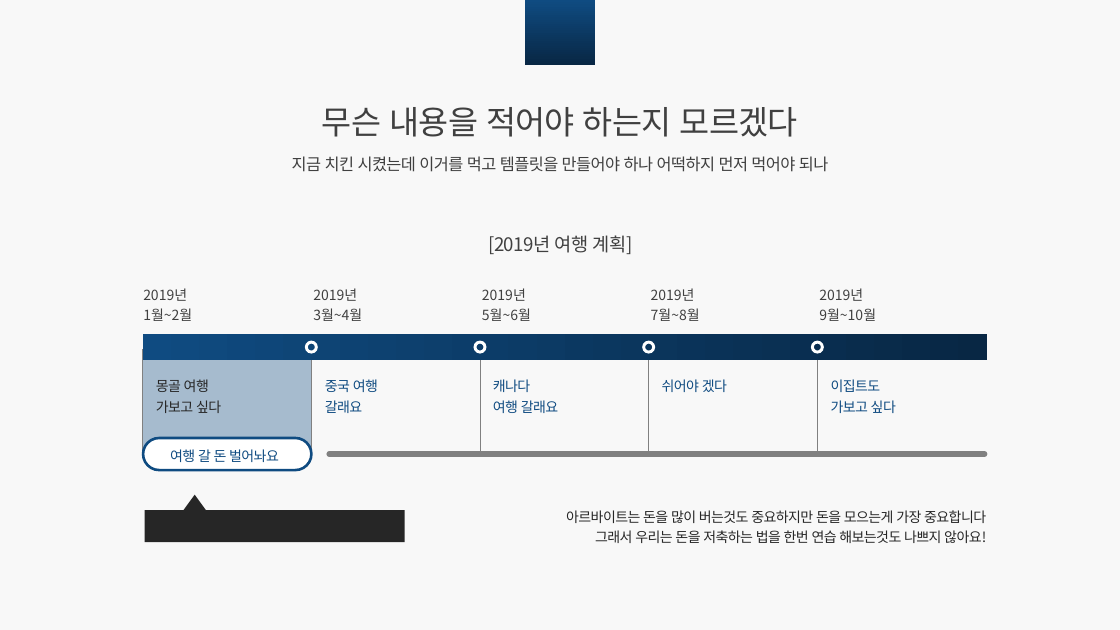
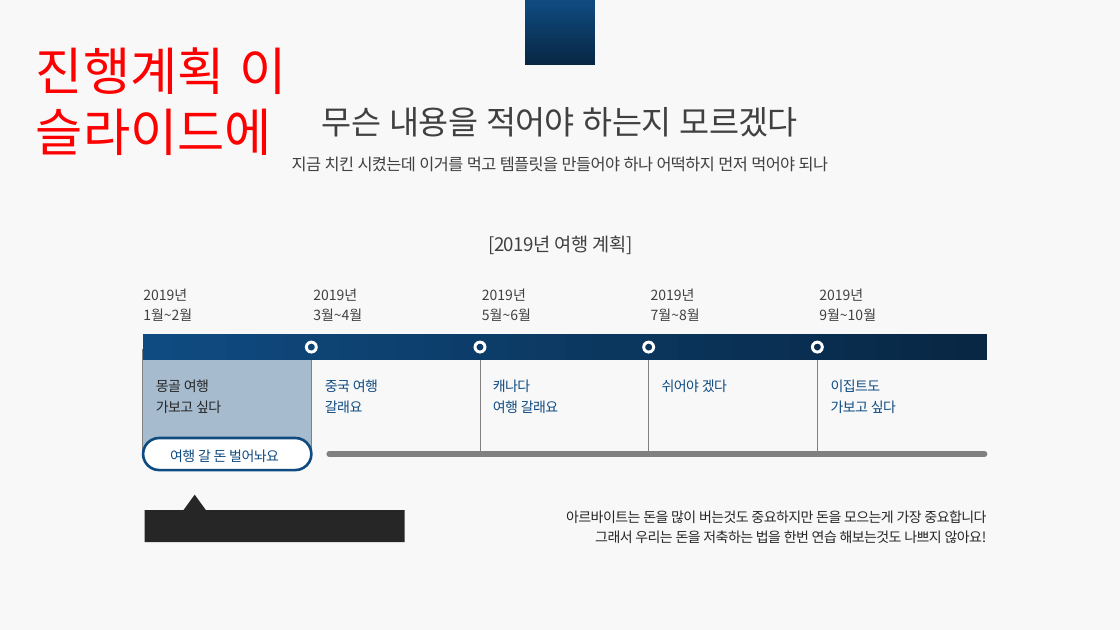
Before and after one commit to CUTE-MOONDO/growing-flowers, a slide deck: slide 13 of 로샤논문.pptx (slide 6 before the commit). Drawn at 1120x630 pixels with LibreOffice and Linux fonts; fonts in the diff are those of the drawing. Boxes give left, top, right and bottom in pixels: in the first picture for what was removed or moved away, otherwise in the second. Text is boxed around its words. In the diff, an @@ line names an element or a change of style, - is before the commit and + after.

Commit message:
2020.02.10 update

```diff
--- a/로샤논문.pptx
+++ b/로샤논문.pptx
@@ text added at [36,47,286,155], 44 pt, text #FF0000 @@
+진행계획 이 슬라이드에
```
Also in this commit, not shown: 3 other slides changed, 7 slides added.
